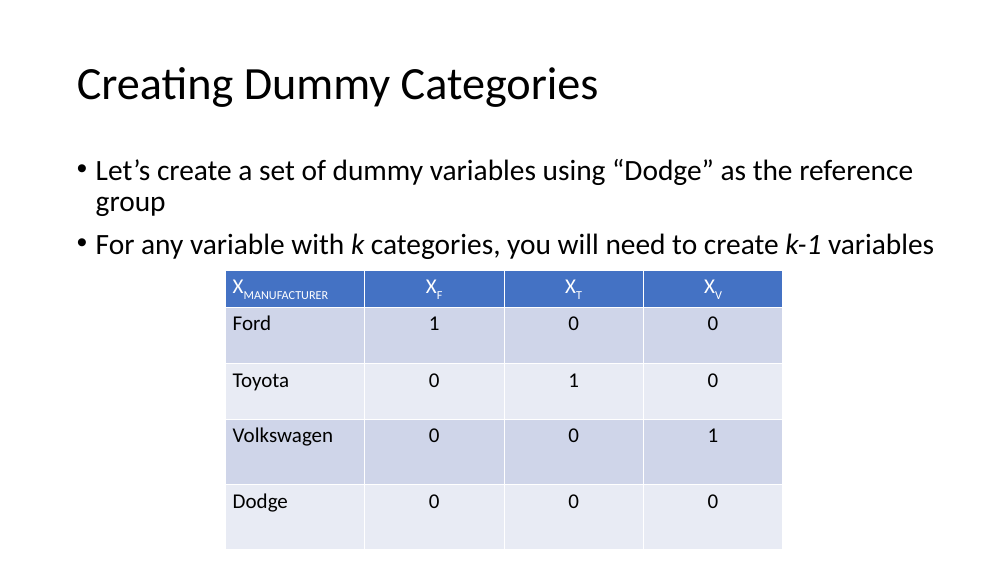
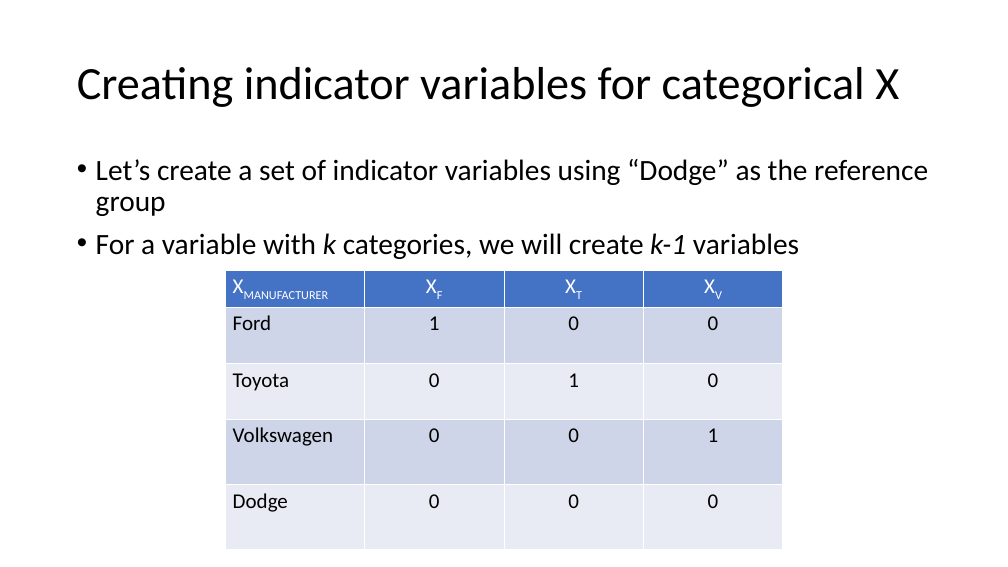
Before and after one commit to USCbiostats/LAsBEST, a slide deck: slide 5 of google-drive/week02/4Thurs/1_Week2_MultipleRegression.pptx. Drawn at 1008x567 pixels with LibreOffice and Linux fonts; fonts in the diff are those of the drawing; background and template pictures are left out. Boxes give left, top, right and bottom in pixels: in the first picture for what was removed or moved away, otherwise in the second. Text is boxed around its words. In the diff, an @@ line names an element or a change of style, - is before the commit and + after.

```diff
--- a/google-drive/week02/4Thurs/1_Week2_MultipleRegression.pptx
+++ b/google-drive/week02/4Thurs/1_Week2_MultipleRegression.pptx
@@ title at (77,67,899,107): text changed @@
-Creating Dummy Categories
+Creating indicator variables for categorical X
@@ text at (96,159,928,259): text changed @@
-• Let’s create a set of dummy variables using “Dodge” as the reference group
-• For any variable with k categories, you will need to create k-1 variables
+• Let’s create a set of indicator variables using “Dodge” as the reference group
+• For a variable with k categories, we will create k-1 variables
```
Also in this commit, not shown: 15 other slides changed, 1 slide added, 1 slide removed, 1 other file.
